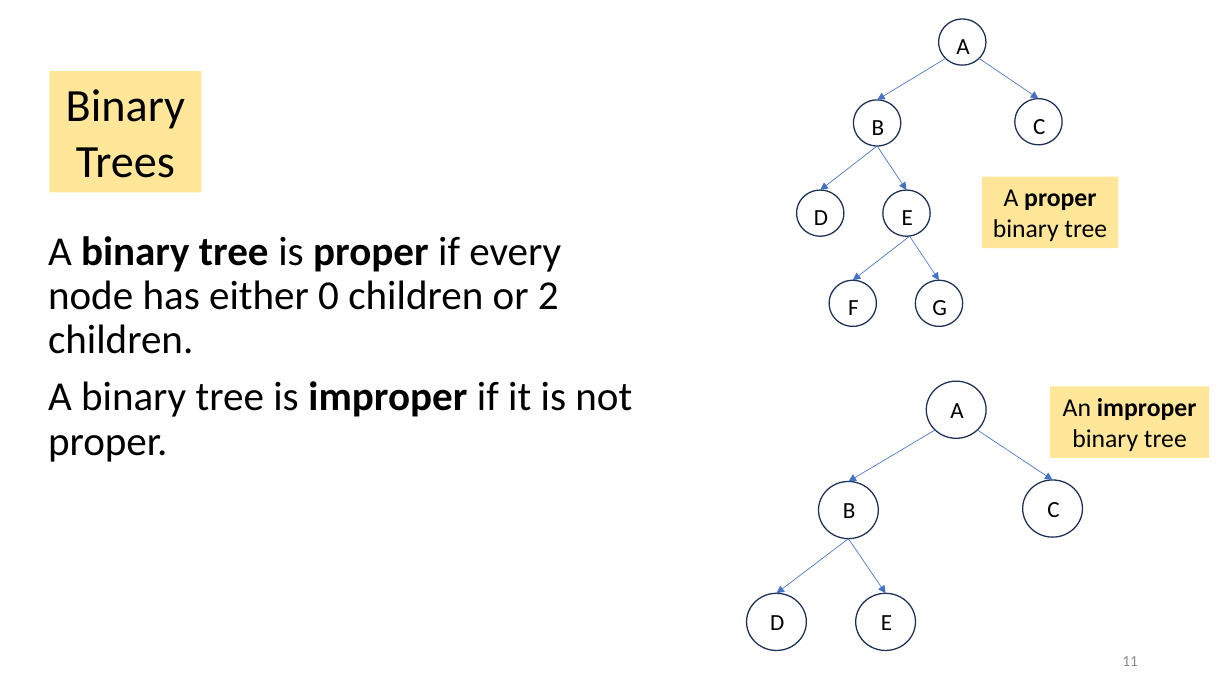
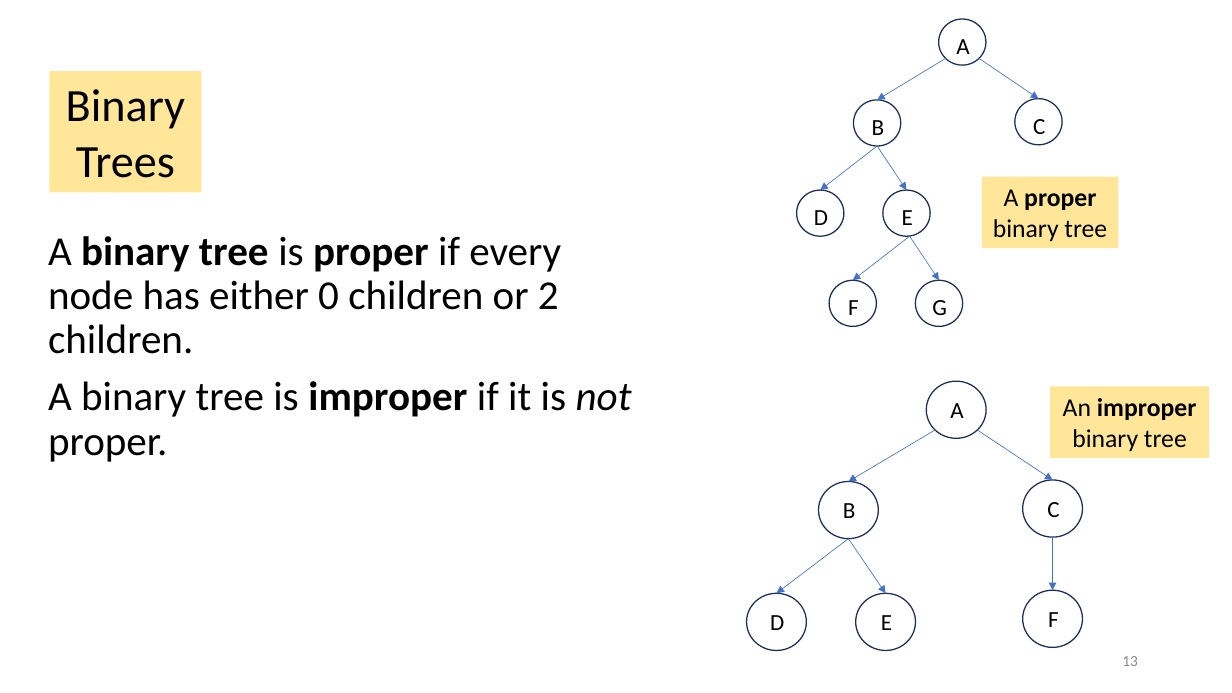
Before and after one commit to tjd1234/cmpt225summer2023, a slide deck: slide 13 of lecture_notes/week6/week6_trees.pptx (slide 11 before the commit). Drawn at 1232x693 pixels with LibreOffice and Linux fonts; fonts in the diff are those of the drawing. Boxes give left, top, right and bottom in pixels: in the first picture for what was removed or moved away, otherwise in the second. Text is boxed around its words. In the diff, an @@ line names an element or a change of style, - is before the commit and + after.

```diff
--- a/lecture_notes/week6/week6_trees.pptx
+++ b/lecture_notes/week6/week6_trees.pptx
@@ text at [48,381,632,462]: italic on in "not" @@
@@ arrow added from (1053, 537) to (1053, 591), #4472C4 0.5 pt @@
@@ ellipse added at [1023,591,1083,648], outline #1E3256 1 pt @@
@@ text added at [1048,612,1059,627], 18 pt, text #000000 @@
+F
@@ page number at [1122,656,1138,666]: text changed @@
-11
+13
```
Also in this commit, not shown: 10 other slides changed, 2 slides added, 1 other file.
